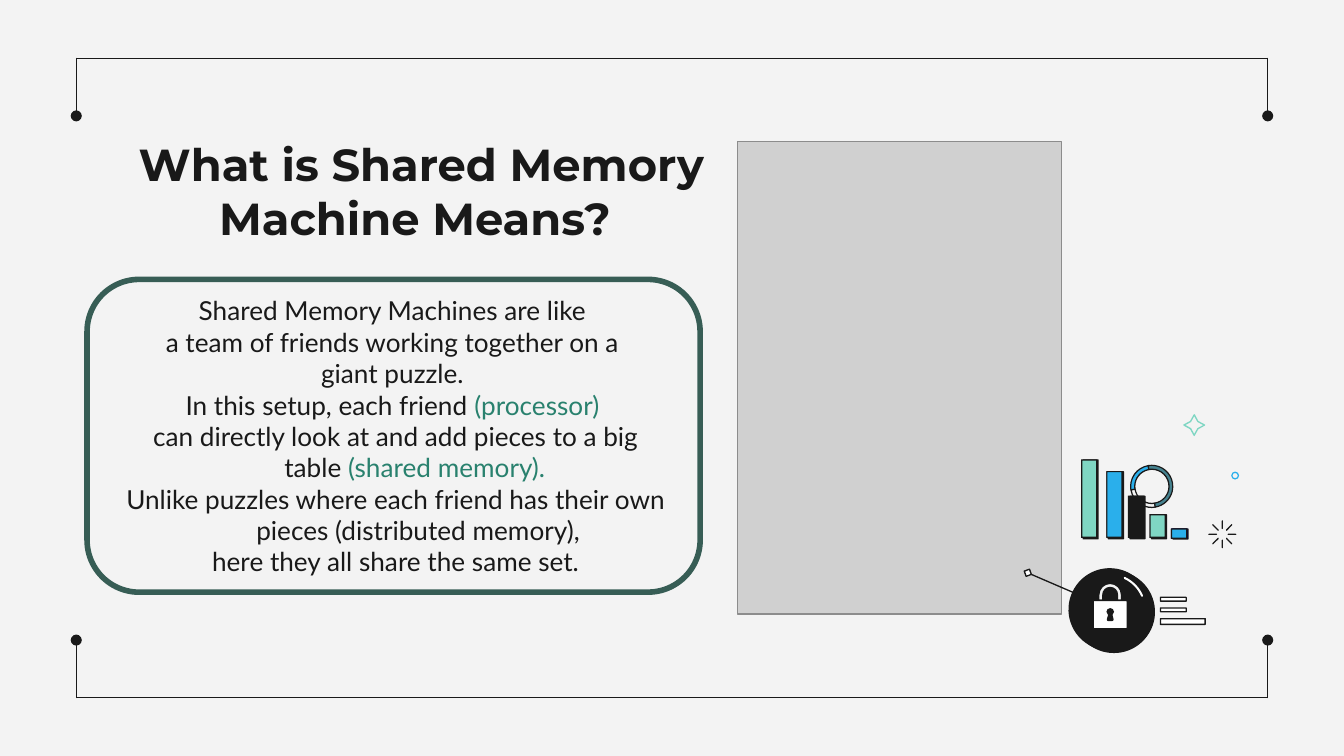
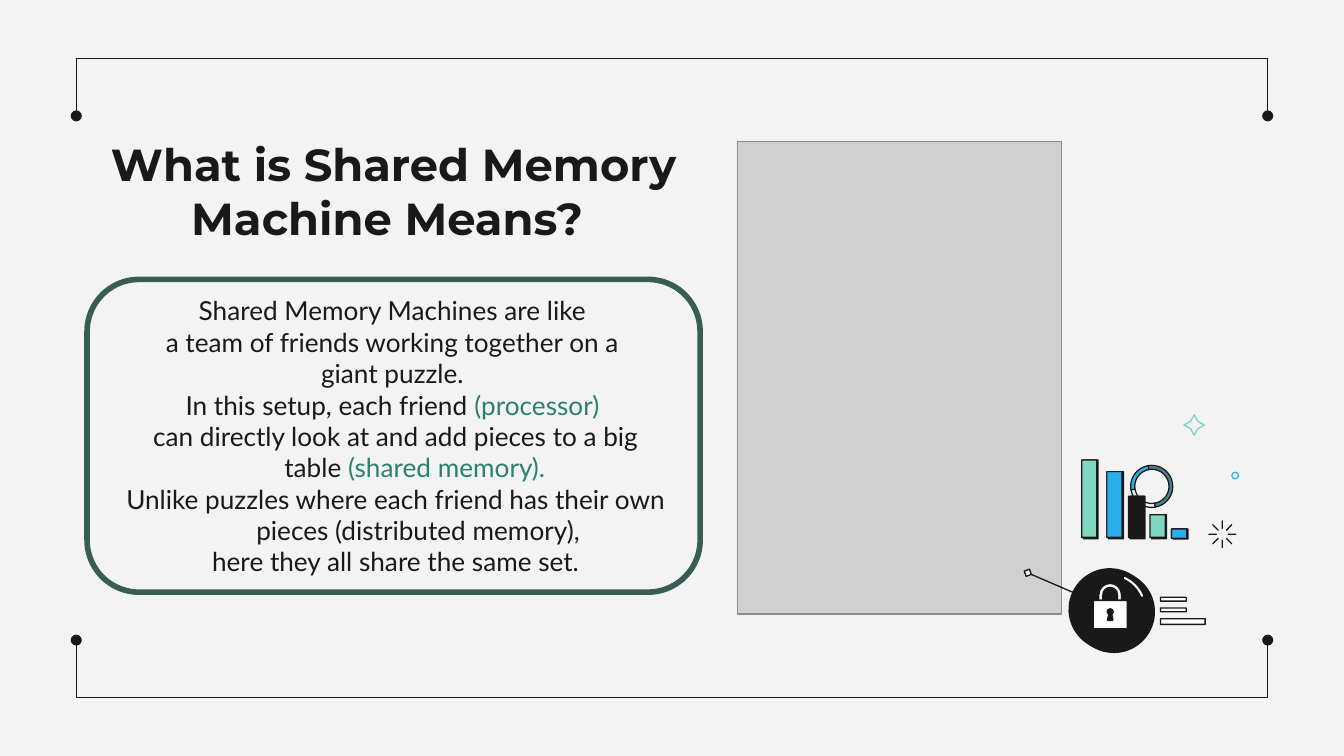
Before and after one commit to MahmoudEssam707/Operating-System, a slide deck: slide 2 of Presentaion on Shared Memory Machines/Sharing Memory Machines.pptx. Drawn at 1344x756 pixels with LibreOffice and Linux fonts; fonts in the diff are those of the drawing; grey boxes stand for pictures. Boxes give left, top, right and bottom in pixels: in the first picture for what was removed or moved away, otherwise in the second. Text is boxed around its words. In the diff, an @@ line names an element or a change of style, - is before the commit and + after.

Commit message:
Changes

```diff
--- a/Presentaion on Shared Memory Machines/Sharing Memory Machines.pptx
+++ b/Presentaion on Shared Memory Machines/Sharing Memory Machines.pptx
@@ title "What is Shared Memory Machine ...": place and size @@
-title "What is Shared Memory Machine ..." at <box>139,145,704,236</box>
+title "What is Shared Memory Machine ..." at <box>111,145,676,236</box>
```
Also in this commit, not shown: 3 other slides changed, 10 slides added, 1 slide removed.
